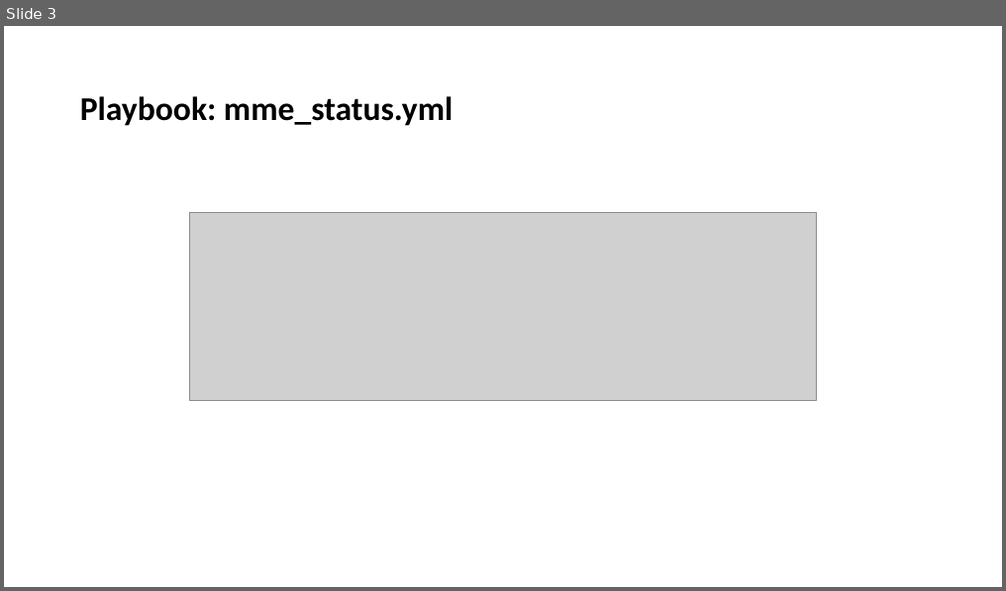
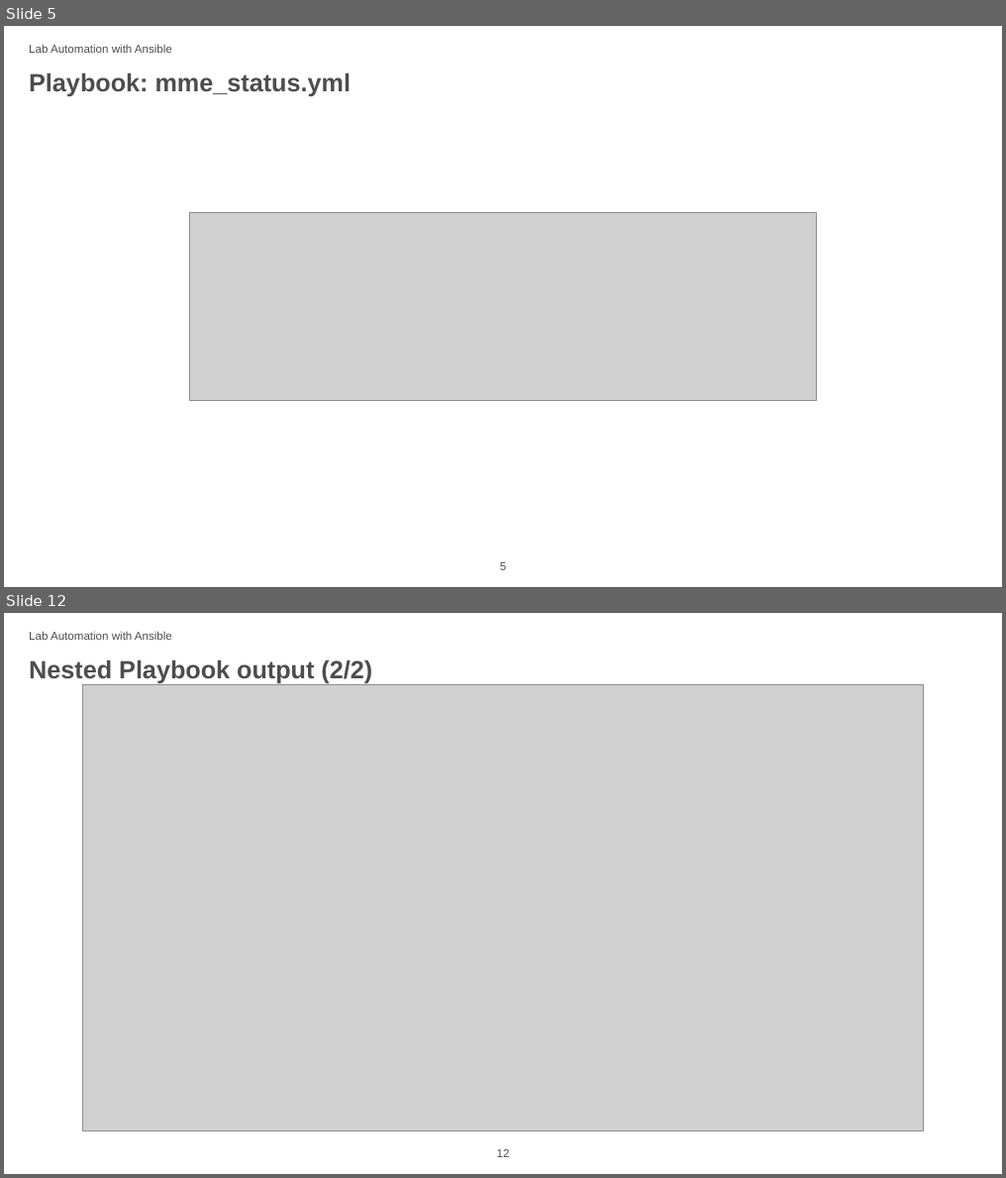
Before and after one commit to harshal-vaze/Automation-with-Ansible, a slide deck: Lab Automation.pptx. Shown one above the other, each under a label of ours: slide 3 before the commit, slides 5 and 12 after it; the slides between them are not shown. The pictures are 1006x591 and 1006x1178 pixels, drawn with LibreOffice and Linux fonts; fonts in the diff are those of the drawing; grey boxes stand for pictures; background and template pictures are left out. Boxes give left, top, right and bottom in pixels: in the first picture for what was removed or moved away, otherwise in the second. Text is boxed around its words. In the diff, an @@ line names an element or a change of style, - is before the commit and + after.

```diff
--- a/Lab Automation.pptx
+++ b/Lab Automation.pptx
@@ slide 12 added at bbox=[4, 613, 1002, 1174], background #FFFFFF; not listed: 1 template element that a slide beside it also shows @@
@@ text added at bbox=[29, 631, 172, 640], 11 pt, text #4D4D4D @@
+Lab Automation with Ansible
@@ title added at bbox=[29, 660, 372, 684], 24 pt, text #4D4D4D, bold @@
+Nested Playbook output (2/2)
@@ picture added at bbox=[82, 684, 924, 1131] @@
@@ what was slide 3 is now slide 5 @@
@@ slide 5 changed as well @@
@@ text added at bbox=[29, 44, 172, 53], 11 pt, text #4D4D4D @@
+Lab Automation with Ansible
@@ title "Playbook: mme_status.yml": place and size @@
-title "Playbook: mme_status.yml" at bbox=[80, 96, 452, 126]
+title "Playbook: mme_status.yml" at bbox=[29, 73, 350, 96]
@@ title "Playbook: mme_status.yml" at bbox=[29, 73, 350, 96]: size 32 to 24 pt, font Calibri to Arial, text colour #000000 to #4D4D4D; vertical alignment middle to top @@
@@ page number added at bbox=[500, 563, 506, 570], 11 pt, text #4B4B4B @@
+5
```
Also in this commit, not shown: 3 other slides changed, 14 other slides added, 1 slide removed, 1 other file.
